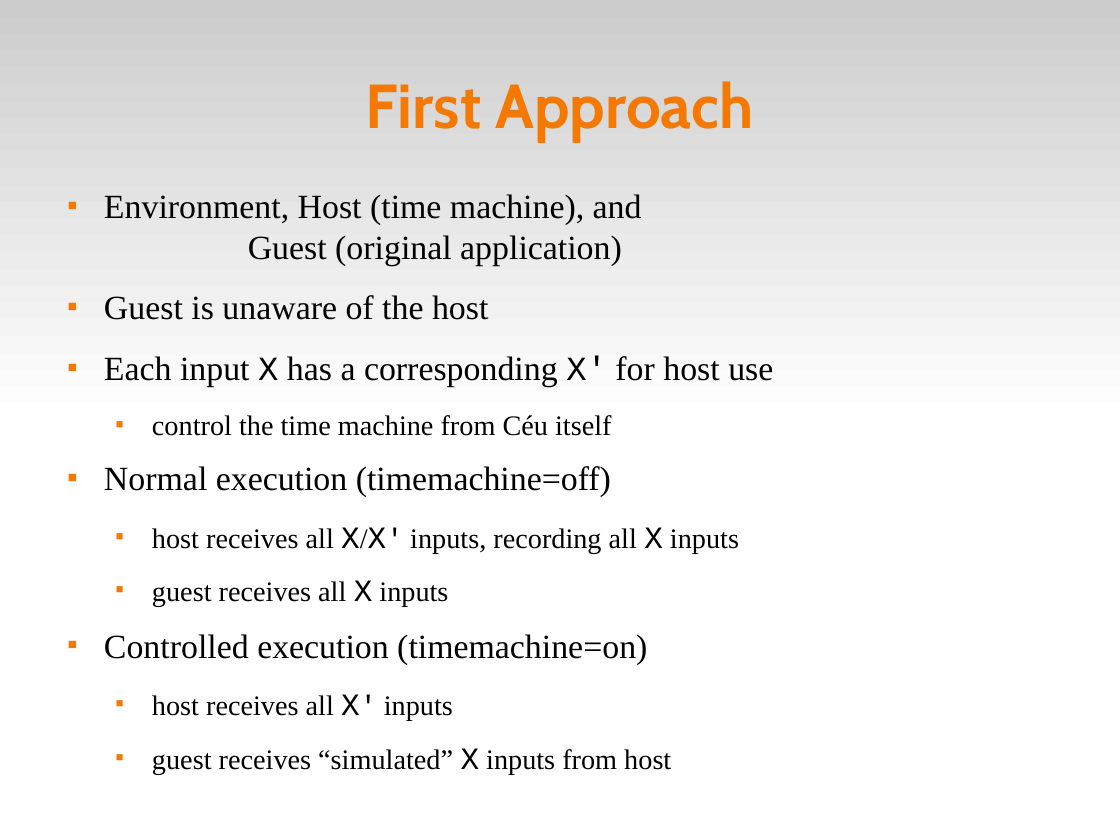
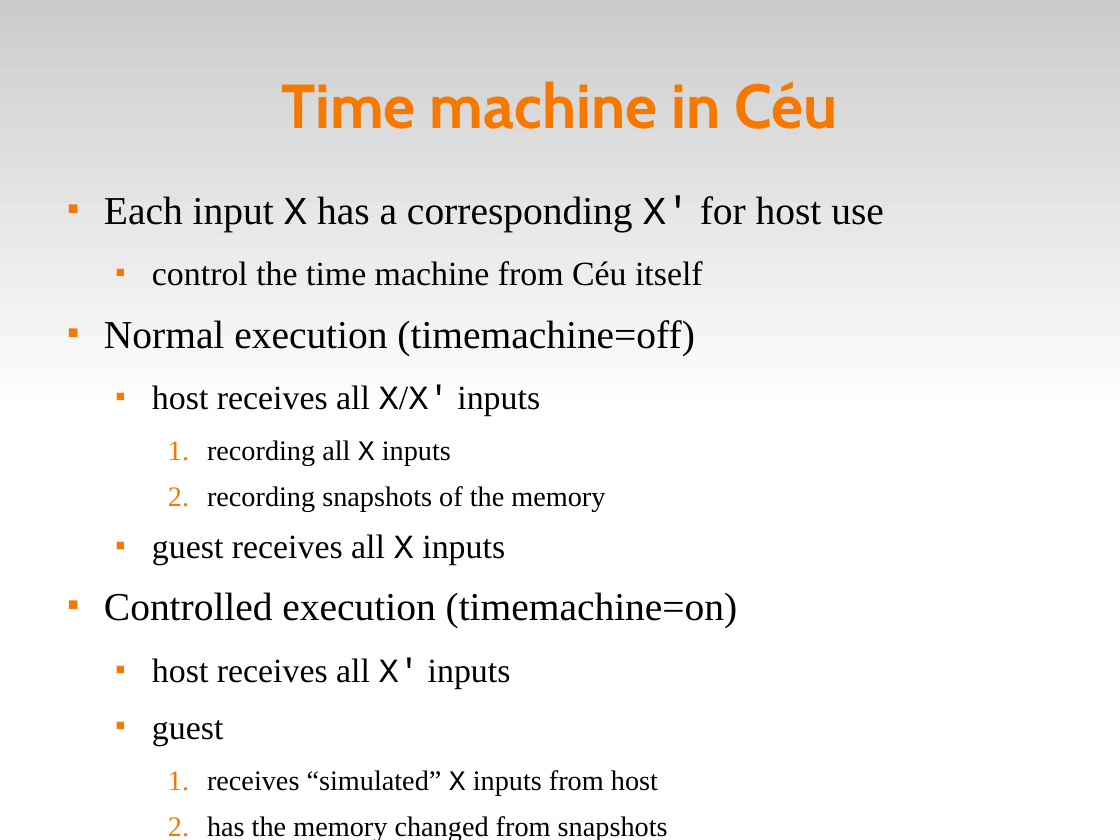
Before and after one commit to fsantanna-no/ceu-docs, a slide deck: slide 8 of TM/ceu_tm.odp. Drawn at 1120x840 pixels with LibreOffice and Linux fonts; fonts in the diff are those of the drawing. Boxes give left, top, right and bottom in pixels: in the first picture for what was removed or moved away, otherwise in the second. Text is boxed around its words. In the diff, an @@ line names an element or a change of style, - is before the commit and + after.

```diff
--- a/TM/ceu_tm.odp
+++ b/TM/ceu_tm.odp
@@ title at (x1=281, y1=81, x2=838, y2=129): text changed @@
-First Approach
+Time machine in Céu
@@ text at (x1=104, y1=194, x2=642, y2=320): paragraphs removed @@
-■ Environment, Host (time machine), and Guest (original application)
-■ Guest is unaware of the host
@@ text at (x1=104, y1=195, x2=884, y2=689): size 24 to 28 pt in "Each input X has a corresponding X' ...", "Normal execution (timemachine=off)", "Controlled execution (timemachine=on)"; size 20 to 24 pt in "control the time machine from Céu itself", "guest receives all inputs", "host receives all X' inputs"; size 22 to 24 pt in "X", "X'" @@
@@ text at (x1=152, y1=385, x2=605, y2=512): text changed @@
-  ■ host receives all X/X' inputs, recording all X inputs
+  ■ host receives all X/X' inputs
+    1. recording all X inputs
+    2. recording snapshots of the memory
@@ text at (x1=152, y1=720, x2=668, y2=840): text changed @@
-  ■ guest receives “simulated” X inputs from host
+  ■ guest
+    1. receives “simulated” X inputs from host
+    2. has the memory changed from snapshots
```
Also in this commit, not shown: 9 other slides changed, 4 slides added, 3 slides removed, 7 other files.
